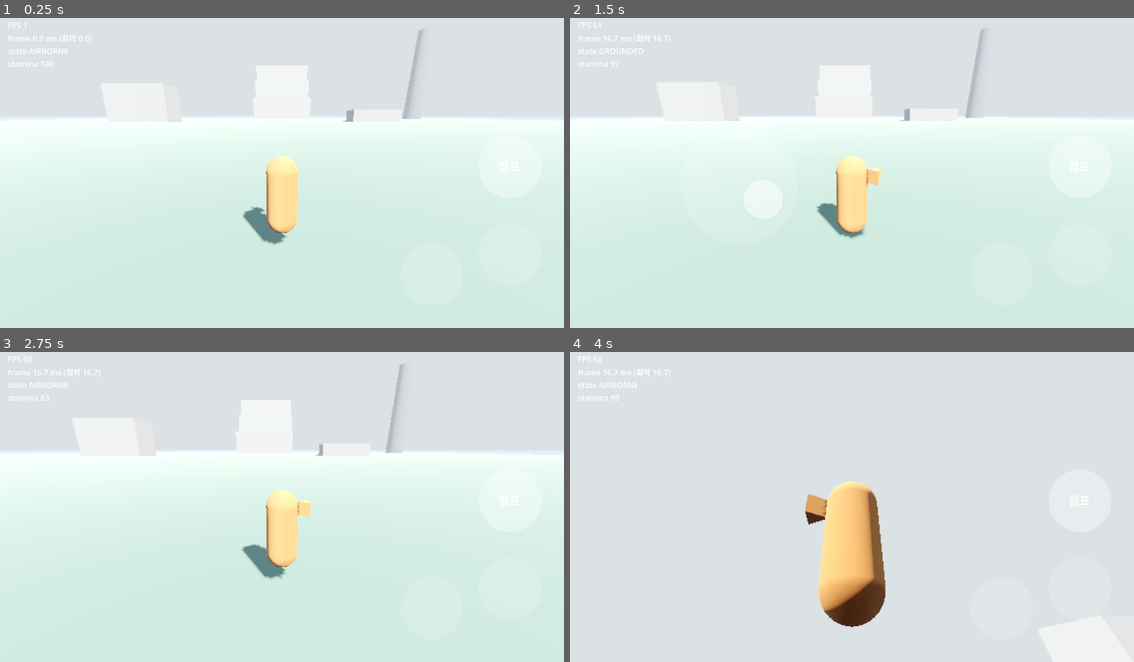
Above: before the commit, frames 1-4 (two rows, left to right).
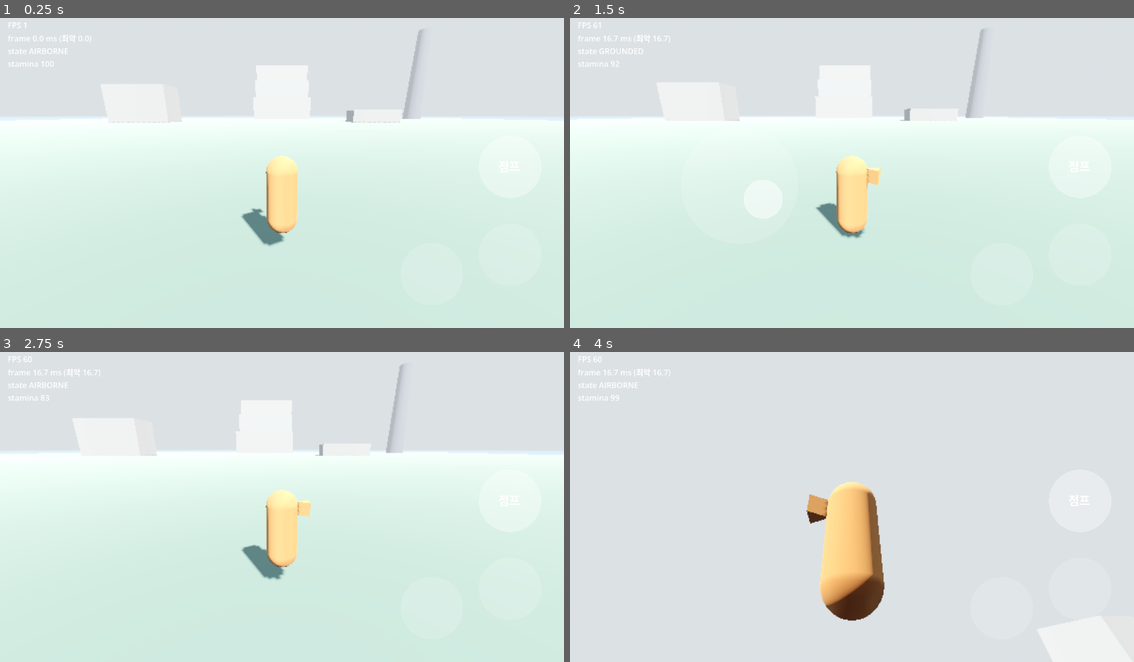
Above: after the commit, the same moments.

Repository: yeongkim0814-svg/Open-world
Game: Godot game, scene res://scenes/test_island.tscn
Same seed, same stepped clock (60 frames per second), same inputs: the game is played once before the commit and once after it.
Inputs (mouse positions are in pixels of both pictures, inside the frame that each line leads up to):
- Up to frame 1 (0.25 s): no input
- Up to frame 2 (1.5 s): move the mouse to (976, 154) at 0.52 s; hold D (move_right) 0.53-1.25 s; hold Shift (sprint) 0.53-1.25 s; click (976, 154) at 0.67 s; tap Space (jump) at 0.77, 0.8, 1.07 s; drag from (739, 185) to (823, 231) at 1.27 s
- Up to frame 3 (2.75 s): move the mouse to (338, 435) at 2.02 s; hold D (move_right) from 2.03 s (still down); hold Shift (sprint) from 2.03 s (still down); tap Space (jump) at 2.3 s
- Up to frame 4 (4 s): release D (move_right) at 2.75 s; release Shift (sprint) at 2.75 s; drag from (823, 565) to (682, 457) at 2.77 s; tap Enter at 3.5 s; move the mouse to (1021, 550) at 3.52 s; hold A (move_left) from 3.53 s (still down); hold Space (jump) from 3.53 s (still down)

The runs differ from the first frame. In frame 1, 0.1% of the frame differs, in the area x 20-71%, y 29-74%; in frame 2, 0.1%; in frame 3, less than 0.1%; in frame 4, 0.9%, in the area x 41-56%, y 41-89%.

Commit message:
fix: 최종 리뷰 반영 — 등반 상태기계 4건, 프레임 보간, 실행 창 안내
- 올라서기 도약이 카메라 방향·스틱 놓음과 무관하게 벽 너머로 넘어감 (도약 높이 2.1m)
- 벽 아래에서 스틱을 뒤로 당기면 벽에서 내려옴
- 벽에 매달려 정지 중에는 스태미나가 회복되지 않음
- 벽 점프 뒤 카메라 방향과 무관하게 위로 밀면 다시 붙음
- 물리 보간 활성화 (120Hz 화면 끊김 방지), 재시작 시 보간 초기화
- 측정 전 실행 창 전체 화면 설정 안내, 잘못 커밋된 프로브 uid 삭제

Co-Authored-By: Claude Opus 5.5 <noreply@anthropic.com>
Claude-Session: https://claude.ai/code/session_01PShdycDoYj1ffFPsLxdXpC

Diff:
--- a/project.godot
+++ b/project.godot
@@ -19,6 +19,7 @@
 [physics]
 
 common/physics_ticks_per_second=60
+common/physics_interpolation=true
 
 [rendering]
 
--- a/scripts/core/locomotion.gd
+++ b/scripts/core/locomotion.gd
@@ -8,7 +8,7 @@
 const WALK_THRESHOLD := 0.5
 const CLIMB_GRAB_DOT := 0.5      ## 벽 쪽으로 미는 입력 성분이 이 이상이면 등반 시작
 const WALL_STICK_SPEED := 1.0    ## 등반 중 벽에 붙어 있도록 벽 방향으로 미는 속도
-const LEDGE_HOP_HEIGHT := 1.3    ## 벽 끝에서 올라설 때 솟는 높이 (m) — 몸통이 턱을 넘는 높이
+const LEDGE_HOP_HEIGHT := 2.1    ## 벽 끝에서 올라설 때 솟는 높이 (m) — 끝 감지 레이(머리 1.7m)보다 높아야 발이 턱을 넘는다
 const LEDGE_HOP_FORWARD := 3.0   ## 올라설 때 벽 너머로 미는 속도
 const REGRAB_BLOCK_TIME := 0.5   ## 올라서기/벽 점프 직후 재등반 금지 시간 (s)
 
@@ -17,7 +17,8 @@
 
 var _t: MovementTuning
 var _stamina: Stamina
-var _regrab_block := 0.0
+var _regrab_block := 0.0          ## > 0 이면 올라서기 도약 중 (재등반 금지 + 수평 속도 유지)
+var _climb_jumping := false       ## 벽 점프 직후: 카메라와 무관하게 위로 밀면 다시 붙는다
 
 
 func _init(tuning: MovementTuning, stamina: Stamina) -> void:
@@ -62,21 +63,28 @@
 		return
 	if intent.jump_pressed and velocity.y < 0.0 and _stamina.can_start():
 		state = State.GLIDING
+		_climb_jumping = false
 		_glide_motion(intent, sense, delta)
 		return
-	var dir := _world_dir(intent)
-	velocity.x = dir.x * _t.run_speed
-	velocity.z = dir.z * _t.run_speed
+	if _regrab_block <= 0.0:
+		var dir := _world_dir(intent)
+		velocity.x = dir.x * _t.run_speed
+		velocity.z = dir.z * _t.run_speed
 	velocity.y -= _t.gravity * delta
 	if sense.get("on_floor", false) and velocity.y <= 0.0:
 		velocity.y = 0.0
 		state = State.GROUNDED
+		_climb_jumping = false
 
 
 func _step_climbing(intent: InputIntent, sense: Dictionary, delta: float) -> void:
 	var wn: Vector3 = sense.get("wall_normal", Vector3.ZERO)
 	if wn == Vector3.ZERO or _stamina.value <= 0.0:
 		state = State.AIRBORNE
+		return
+	if sense.get("on_floor", false) and intent.move.y < 0.0:
+		velocity = Vector3.ZERO
+		state = State.GROUNDED
 		return
 	if sense.get("ledge_top", false):
 		velocity = Vector3.UP * sqrt(2.0 * _t.gravity * LEDGE_HOP_HEIGHT) - wn * LEDGE_HOP_FORWARD
@@ -87,10 +95,13 @@
 		_stamina.spend(_t.climb_jump_cost)
 		velocity = Vector3.UP * _t.jump_velocity - wn * WALL_STICK_SPEED
 		state = State.AIRBORNE
+		_climb_jumping = true
 		return
 	var right := Vector3.UP.cross(wn).normalized()
 	velocity = (right * intent.move.x + Vector3.UP * intent.move.y) * _t.climb_speed - wn * WALL_STICK_SPEED
-	if not intent.move.is_zero_approx() and not _stamina.drain(_t.climb_cost, delta):
+	if intent.move.is_zero_approx():
+		_stamina.hold()
+	elif not _stamina.drain(_t.climb_cost, delta):
 		state = State.AIRBORNE
 
 
@@ -116,8 +127,10 @@
 	var wn: Vector3 = sense.get("wall_normal", Vector3.ZERO)
 	if wn == Vector3.ZERO or _regrab_block > 0.0 or not _stamina.can_start():
 		return false
-	if _world_dir(intent).dot(-wn) * intent.move.length() <= CLIMB_GRAB_DOT:
+	var regrab := _climb_jumping and intent.move.y > 0.0
+	if not regrab and _world_dir(intent).dot(-wn) * intent.move.length() <= CLIMB_GRAB_DOT:
 		return false
+	_climb_jumping = false
 	state = State.CLIMBING
 	velocity = Vector3.ZERO
 	return true
--- a/scripts/core/stamina.gd
+++ b/scripts/core/stamina.gd
@@ -36,6 +36,11 @@
 	return value > 0.0
 
 
+## 소모 없이 회복만 막는다 (예: 벽에 매달려 정지 중).
+func hold() -> void:
+	_since_spend = 0.0
+
+
 func tick(delta: float) -> void:
 	var regen_time := delta
 	var delay := _tuning.stamina_regen_delay
--- a/scripts/nodes/player.gd
+++ b/scripts/nodes/player.gd
@@ -80,3 +80,5 @@
 	velocity = Vector3.ZERO
 	locomotion.velocity = Vector3.ZERO
 	locomotion.state = Locomotion.State.AIRBORNE
+	reset_physics_interpolation()
+	_camera.reset_physics_interpolation()
--- a/tests/unit/test_locomotion_climb_glide.gd
+++ b/tests/unit/test_locomotion_climb_glide.gd
@@ -57,3 +57,43 @@
 	s.spend(99.99)
 	l.step(_intent(Vector2(0, 1)), air, 1.0)
 	assert_eq(l.state, Locomotion.State.AIRBORNE)
+
+func _hop(l: Locomotion) -> void:
+	var top := wall.duplicate(); top["ledge_top"] = true
+	l.state = Locomotion.State.CLIMBING
+	l.step(_intent(Vector2(0, 1)), top, DT)
+
+func test_ledge_hop_forward_ignores_camera_yaw():          # 리뷰 Important 1
+	var l := Locomotion.new(t, Stamina.new(t)); _hop(l)
+	var i := _intent(Vector2(0, 1)); i.camera_yaw = PI / 2
+	var v := l.step(i, air, DT)
+	assert_almost(v.x, 0.0, 0.001, "카메라가 옆이어도 옆으로 흐르면 안 됨")
+	assert_true(v.z < 0.0, "벽 너머 방향 유지")
+
+func test_ledge_hop_forward_kept_without_stick():           # 리뷰 Important 1
+	var l := Locomotion.new(t, Stamina.new(t)); _hop(l)
+	var v := l.step(_intent(), air, DT)
+	assert_true(v.z < 0.0, "스틱을 놓아도 벽 너머로 넘어가야 함")
+
+func test_pull_down_at_wall_base_lets_go():                 # 리뷰 Important 2
+	var l := Locomotion.new(t, Stamina.new(t)); l.state = Locomotion.State.CLIMBING
+	var base := wall.duplicate(); base["on_floor"] = true
+	l.step(_intent(Vector2(0, -1)), base, DT)
+	assert_eq(l.state, Locomotion.State.GROUNDED)
+
+func test_hanging_still_does_not_regen():                   # 리뷰 Important 3
+	var s := Stamina.new(t); s.spend(50.0)
+	var l := Locomotion.new(t, s); l.state = Locomotion.State.CLIMBING
+	for k in 300:
+		l.step(_intent(), wall, DT)
+		s.tick(DT)
+	assert_almost(s.value, 50.0, 0.01)
+
+func test_climb_jump_regrabs_regardless_of_camera():        # 리뷰 Important 4
+	var l := Locomotion.new(t, Stamina.new(t)); l.state = Locomotion.State.CLIMBING
+	var i := _intent(Vector2(0, 1), true); i.camera_yaw = PI / 2
+	l.step(i, wall, DT)
+	assert_eq(l.state, Locomotion.State.AIRBORNE)
+	var j := _intent(Vector2(0, 1)); j.camera_yaw = PI / 2
+	l.step(j, wall, DT)
+	assert_eq(l.state, Locomotion.State.CLIMBING)
Not shown, removed: tests/_probe_tmp.gd.uid
Not shown, changed: docs/perf/m1-tablet-measurements.md
